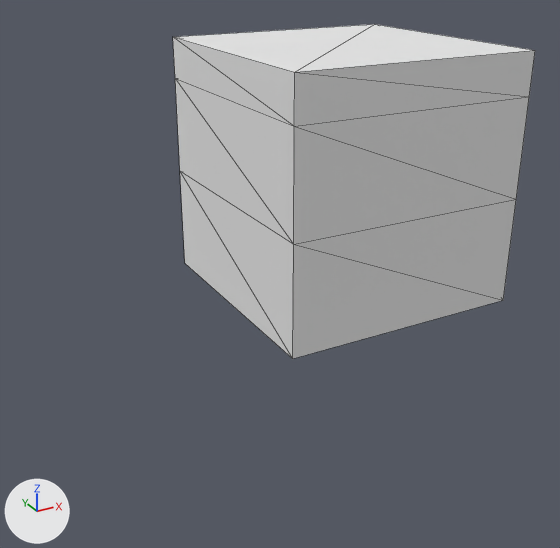
What one commit did to the OBJ model Assets/Map Components/Buildings/Gym/gym-93.obj.
Both versions are drawn from a 50 mm lens placed at (-3.37, -7.65, 6.66), pointed at (2.33, 2.72, 1.47). Lighting does not change. The marker at lower left points along +X, +Y and +Z. Mesh edges are drawn as thin lines. Where no turn or scale is listed for an object, it has been applied to the vertices. Vertices at the same position are counted once.

Names of what the first picture shows: 'Untitled'.
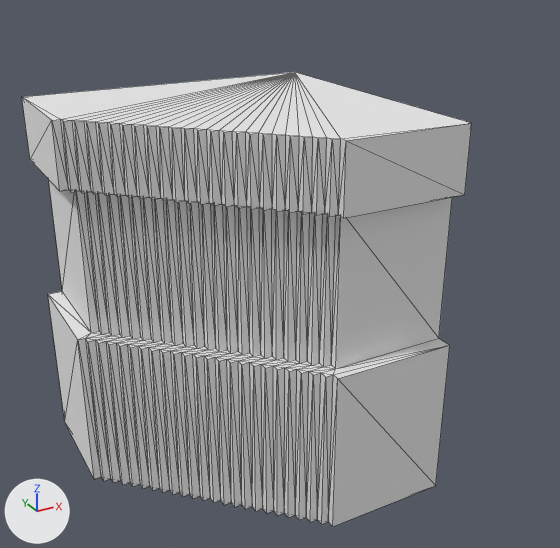
Patch to the scene script:
```diff
--- a/Assets/Map Components/Buildings/Gym/gym-93.obj.py
+++ b/Assets/Map Components/Buildings/Gym/gym-93.obj.py
@@ me_untitled @@
 # used by ob_untitled; location = (0.0, 0.0, 0.0)
-me_untitled.from_pydata(...)  # 16 vertices, 28 faces; spans x 2.4..7.2, y 2.4..7.2, z 0.0..4.8
+me_untitled.from_pydata(...)  # 294 vertices, 584 faces; spans x -1.5..2.4, y -1.4..2.4, z 0.0..4.8
+# me_untitled part 1: 290 vertices added at x -1.5..2.4, y -1.4..2.4, z 0.0..4.8
+# me_untitled part 2: 12 vertices removed from x 2.4..7.2, y 2.4..7.2, z 0.0..4.8
 me_untitled.materials.append(mat_palette)
```

Where the change shows, as pixel boxes (x1, y1, x2, y2) in the pictures (560 x 548 px):
'Untitled', reshaped (24% wider, 35% taller)
    before: (173, 24, 535, 359)
    after: (22, 72, 472, 526)
part 1 of me_untitled, added
    after: (22, 72, 472, 526)
part 2 of me_untitled, deleted
    before: (173, 24, 535, 359)
